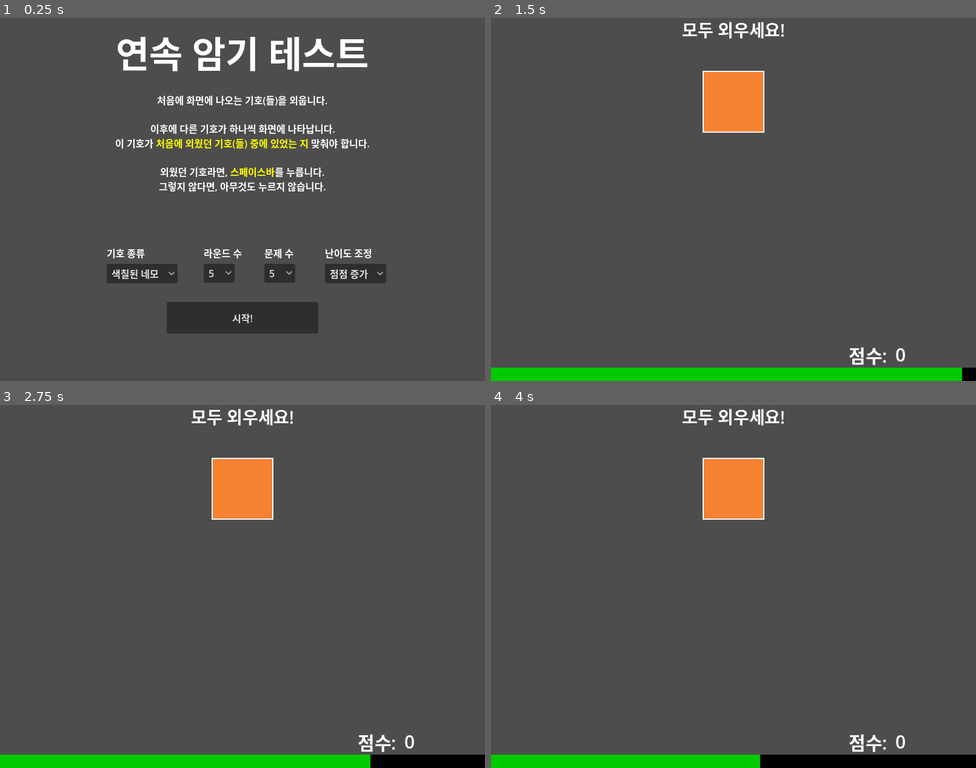
Above: before the commit, frames 1-4 (two rows, left to right).
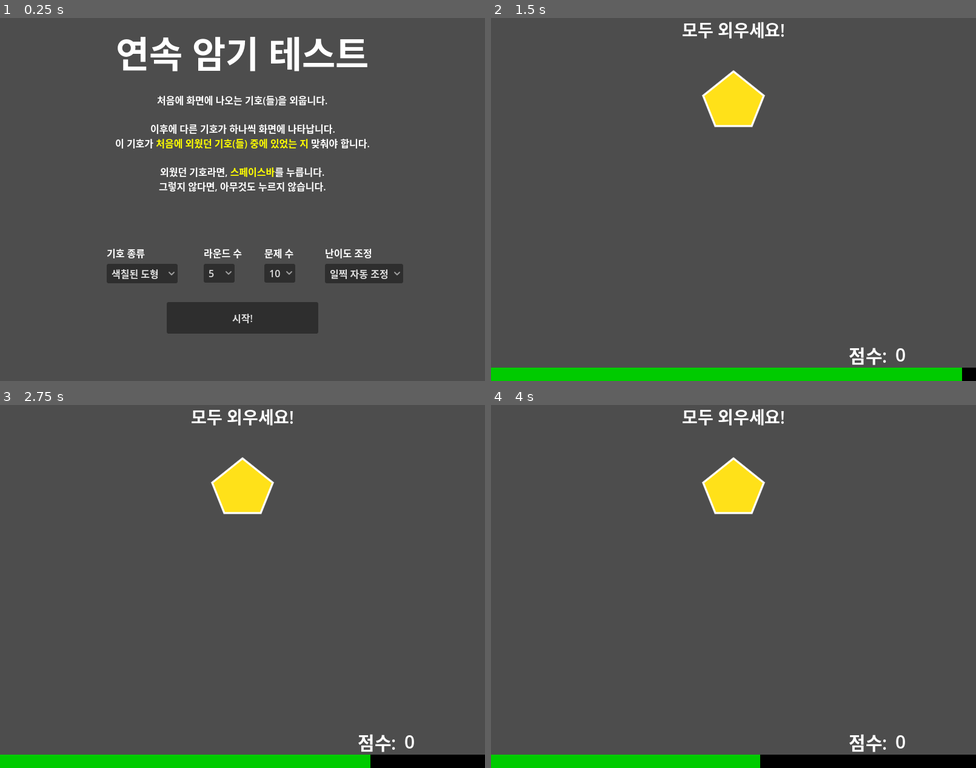
Above: after the commit, the same moments.

Repository: twilight-devcra/immersion-continuous-memory-test
Game: Godot game, scene res://scenes/startup_screen.tscn
Same seed, same stepped clock (60 frames per second), same inputs: the game is played once before the commit and once after it.
Inputs:
- Up to frame 1 (0.25 s): no input
- Up to frame 2 (1.5 s): click "점점 증가" (after the commit: "일찍 자동 조정") at 0.5 s; click "시작!" at 1.25 s
- Up to frame 3 (2.75 s): tap Enter at 2 s; tap Space (confirm) at 2.1 s
- Up to frame 4 (4 s): tap Space (confirm) at 2.75, 2.85, 3.5, 3.6 s

The runs differ from the first frame. In frame 1, 0.4% of the frame differs, in the area x 29-84%, y 67-74%; in frame 2, 2.2%, in the area x 43-57%, y 14-32%; in frame 3, 2.2%; in frame 4, 2.2%.

Commit message:
add round early stopping

Diff:
--- a/scenes/main_level.tscn
+++ b/scenes/main_level.tscn
@@ -6,7 +6,8 @@
 
 [node name="MainLevel" type="Node2D"]
 script = ExtResource("1_v3uhd")
-rounds = 8
+rounds = 1
+difficulty_curve = 2
 
 [node name="ScoreContainer" type="Node2D" parent="."]
 position = Vector2(590, 535)
--- a/scenes/startup_screen.tscn
+++ b/scenes/startup_screen.tscn
@@ -27,7 +27,7 @@
 offset_top = 407.0
 offset_right = 293.0
 offset_bottom = 438.0
-selected = 0
+selected = 1
 item_count = 2
 popup/item_0/text = "색칠된 네모"
 popup/item_0/id = 0
@@ -67,7 +67,7 @@
 offset_top = 407.0
 offset_right = 487.0
 offset_bottom = 438.0
-selected = 1
+selected = 2
 item_count = 3
 popup/item_0/text = "1"
 popup/item_0/id = 0
@@ -81,12 +81,14 @@
 offset_top = 407.0
 offset_right = 637.0
 offset_bottom = 438.0
-selected = 0
-item_count = 2
+selected = 2
+item_count = 3
 popup/item_0/text = "점점 증가"
 popup/item_0/id = 0
 popup/item_1/text = "자동 조정"
 popup/item_1/id = 1
+popup/item_2/text = "일찍 자동 조정"
+popup/item_2/id = 2
 
 [node name="Label" type="Label" parent="."]
 offset_left = 176.0
--- a/scripts/main_level.gd
+++ b/scripts/main_level.gd
@@ -10,13 +10,23 @@
 @export var symbol_type:SymbolMeta.Types = SymbolMeta.Types.COLORED_SQUARES
 @export var difficulty_curve:RoundManager.DifficultyCurve = RoundManager.DifficultyCurve.INCREMENTING
 @export var score_increment:int = 1000
+@export var correct_streak_trigger:int = 5
+@export var incorrect_streak_trigger:int = 2
+
 var score:int = 0
+var correct_streak:int = 0
+var incorrect_streak:int = 0
+var total_problem_count:int
+var current_problem_count:int = 0
 
 func new_round() -> void:
+	self.correct_streak = 0
+	self.incorrect_streak = 0
+
 	var round_params = manager.make_next_round_params()
 
 	self.current_round = single_round.instantiate()
-	self.current_round.init(round_params[0], round_params[1], self.round_problem_count)
+	self.current_round.init(round_params[0], round_params[1], min(self.round_problem_count, self.total_problem_count - self.current_problem_count))
 	self.current_round.round_finished.connect(self._on_round_finished)
 	self.current_round.question_processed.connect(self._on_question_processed)
 	self.add_child(current_round)
@@ -33,6 +43,7 @@
 
 # Called when the node enters the scene tree for the first time.
 func _ready() -> void:
+	self.total_problem_count = self.rounds * self.round_problem_count
 	self.manager = RoundManager.new(self.symbol_type, self.difficulty_curve)
 	self.new_round()
 
@@ -45,7 +56,8 @@
 	self.manager.save_round_results(result)
 	self.delete_current_round()
 
-	if self.manager.round_count() >= self.rounds:
+	#if self.manager.round_count() >= self.rounds:
+	if self.current_problem_count >= self.total_problem_count:
 		# end session.
 		self.manager.export()
 
@@ -58,6 +70,18 @@
 		self.new_round()
 
 func _on_question_processed(difficulty:int, is_correct:bool) -> void:
+	self.current_problem_count += 1
+
 	if is_correct:
+		self.correct_streak += 1
+		self.incorrect_streak = 0
 		self.score += difficulty * self.score_increment
 		$ScoreContainer.set_score(self.score)
+	else:
+		self.correct_streak = 0
+		self.incorrect_streak += 1
+
+	if self.difficulty_curve == RoundManager.DifficultyCurve.AUTO_EARLY and \
+	(self.correct_streak >= self.correct_streak_trigger or self.incorrect_streak >= self.incorrect_streak_trigger):
+		# prematurly end this round.
+		self.current_round.stop_flag = true
--- a/scripts/round_manager.gd
+++ b/scripts/round_manager.gd
@@ -3,7 +3,8 @@
 
 enum DifficultyCurve {
 	INCREMENTING,
-	AUTO
+	AUTO,
+	AUTO_EARLY
 }
 
 static func diff_curve_name(val:DifficultyCurve) -> String:
@@ -12,6 +13,8 @@
 			return 'incrementing'
 		DifficultyCurve.AUTO:
 			return 'auto'
+		DifficultyCurve.AUTO_EARLY:
+			return 'auto_early_stop'
 		_:
 			return 'undefined'
 
@@ -28,14 +31,17 @@
 func round_count() -> int:
 	return len(self.round_results)
 
-func next_round_difficulty() -> int:
+func next_round_difficulty(force_increment:int=0) -> int:
+	if force_increment != 0:
+		return max(1, min(self.current_difficulty + force_increment, self.round_results[-1].round_set.max_leve()))
+
 	match self.difficulty_curve:
 		DifficultyCurve.INCREMENTING:
 			if len(self.round_results) == 0:
 				return 1
 
 			return min(self.current_difficulty + 1, self.round_results[-1].round_set.max_level())
-		DifficultyCurve.AUTO:
+		DifficultyCurve.AUTO_EARLY, DifficultyCurve.AUTO:
 			if len(self.round_results) == 0:
 				return 1
 
--- a/scripts/single_round.gd
+++ b/scripts/single_round.gd
@@ -26,6 +26,7 @@
 var results: Array[bool]
 var state: RoundState
 var current_guess: bool # the user's guess of whether the current question is among the answer symbols.
+var stop_flag: bool = false # set to true to stop state processing.
 
 func init(symbol_type:SymbolMeta.Types, difficulty:int, question_num:int=10):
 	self.symbol_type = symbol_type
@@ -36,6 +37,10 @@
 	await self.get_tree().create_timer(amount).timeout
 
 func run_state() -> void:
+	if self.stop_flag:
+		self.end_round()
+		return
+
 	match self.state:
 		RoundState.SHOW_ANSWER:
 			self.show_answer()
@@ -48,7 +53,7 @@
 			self.run_state()
 			return
 		RoundState.SHOW_ROUND_RESULT:
-			self.round_finished.emit(self.result_data_factory.new(self.symbol_type, self.difficulty, self.symbol_set, self.results))
+			self.end_round()
 
 # cleanup previous state and advance state.
 func advance_state() -> void:
@@ -71,6 +76,9 @@
 			else:
 				self.state = RoundState.SHOW_QUESTION
 			return
+
+func end_round() -> void:
+	self.round_finished.emit(self.result_data_factory.new(self.symbol_type, self.difficulty, self.symbol_set, self.results))
 
 func show_next_question() -> void:
 	self.current_guess = false
--- a/scripts/startup_screen.gd
+++ b/scripts/startup_screen.gd
@@ -31,6 +31,8 @@
 			return RoundManager.DifficultyCurve.INCREMENTING
 		1:
 			return RoundManager.DifficultyCurve.AUTO
+		2:
+			return RoundManager.DifficultyCurve.AUTO_EARLY
 		_:
 			return RoundManager.DifficultyCurve.INCREMENTING
 
